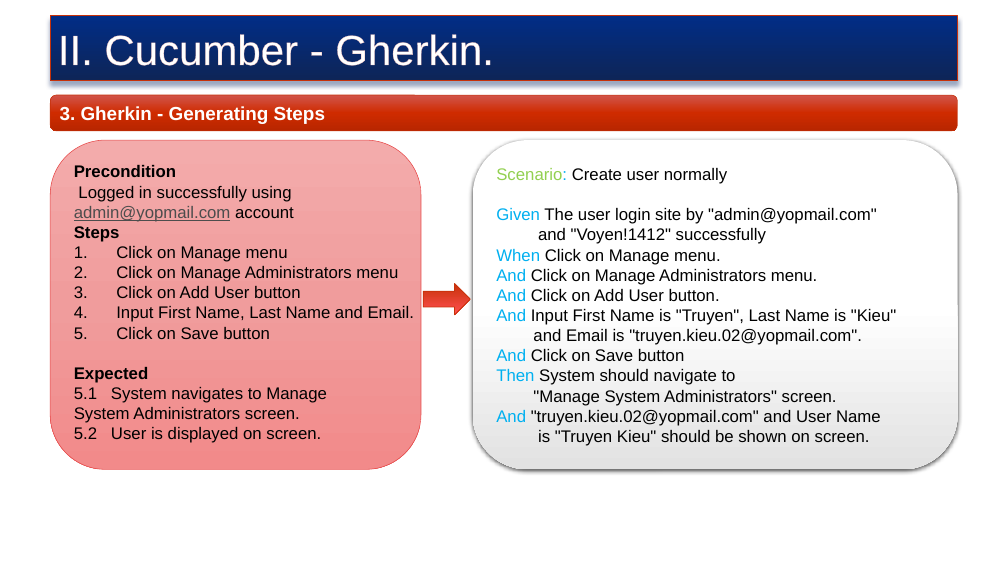
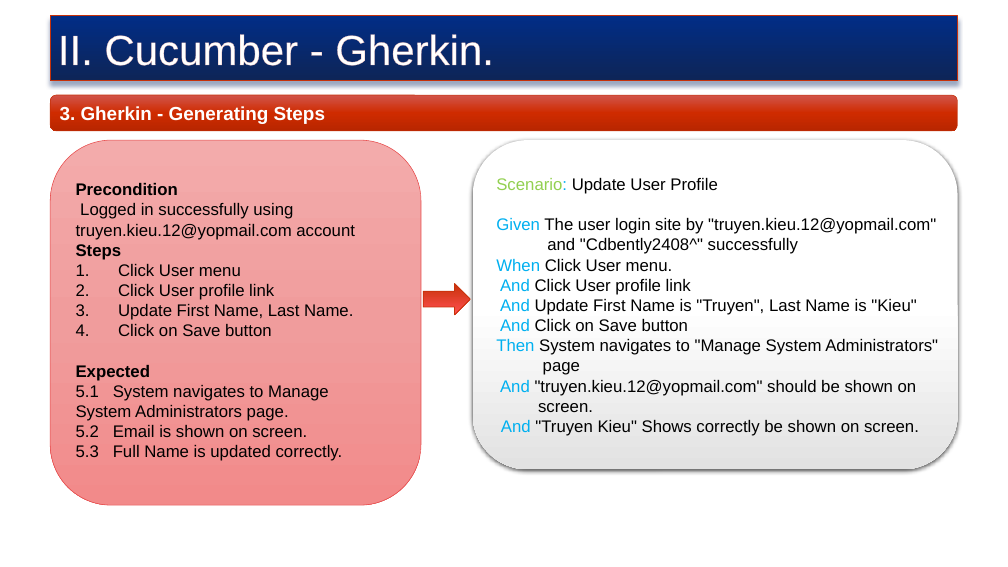
Before and after one commit to truyenkv/sharing, a slide deck: slide 10 of Sharing.pptx. Drawn at 1008x567 pixels with LibreOffice and Linux fonts; fonts in the diff are those of the drawing; background and template pictures are left out. Boxes give left, top, right and bottom in pixels: in the first picture for what was removed or moved away, otherwise in the second. Text is boxed around its words. In the diff, an @@ line names an element or a change of style, - is before the commit and + after.

```diff
--- a/Sharing.pptx
+++ b/Sharing.pptx
@@ rounded rectangle "Precondition": place and size @@
-rounded rectangle "Precondition" at box(50, 140, 420, 469)
+rounded rectangle "Precondition" at box(50, 140, 420, 505)
@@ text in rounded rectangle at box(496, 178, 936, 315): text changed @@
-Scenario: Create user normally
-Given The user login site by "admin@yopmail.com"
-and "Voyen!1412" successfully
-When Click on Manage menu.
-And Click on Manage Administrators menu.
-And Click on Add User button.
-And Input First Name is "Truyen", Last Name is "Kieu"
-and Email is "truyen.kieu.02@yopmail.com".
+Scenario: Update User Profile
+Given The user login site by "truyen.kieu.12@yopmail.com"
+and "Cdbently2408^" successfully
+When Click User menu.
+And Click User profile link
+And Update First Name is "Truyen", Last Name is "Kieu"
@@ text in rounded rectangle at box(76, 224, 355, 240): text changed; text colour #4D4D4D to #000000 @@
-admin@yopmail.com account
+truyen.kieu.12@yopmail.com account
@@ text in rounded rectangle at box(118, 264, 353, 320): text changed @@
-1. Click on Manage menu
-2. Click on Manage Administrators menu
-3. Click on Add User button
-4. Input First Name, Last Name and Email.
+1. Click User menu
+2. Click User profile link
+3. Update First Name, Last Name.
@@ text in rounded rectangle at box(496, 339, 938, 436): text changed @@
-Then System should navigate to
-"Manage System Administrators" screen.
-And "truyen.kieu.02@yopmail.com" and User Name
-is "Truyen Kieu" should be shown on screen.
+Then System navigates to "Manage System Administrators"
+page
+And "truyen.kieu.12@yopmail.com" should be shown on
+screen.
+And "Truyen Kieu" Shows correctly be shown on screen.
@@ text in rounded rectangle at box(76, 405, 343, 461): text changed @@
-System Administrators screen.
-5.2 User is displayed on screen.
+System Administrators page.
+5.2 Email is shown on screen.
+5.3 Full Name is updated correctly.
```
Also in this commit, not shown: 10 other slides changed, 1 slide added, 1 slide removed.
